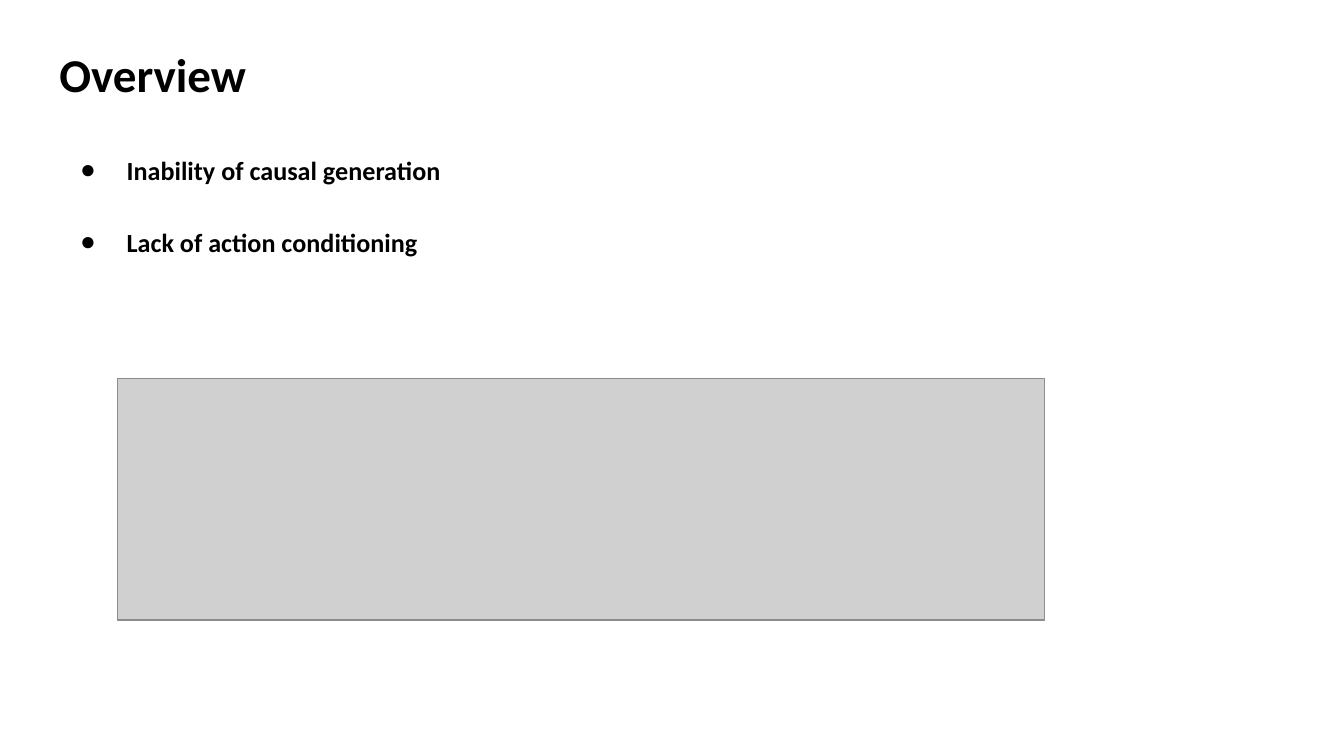
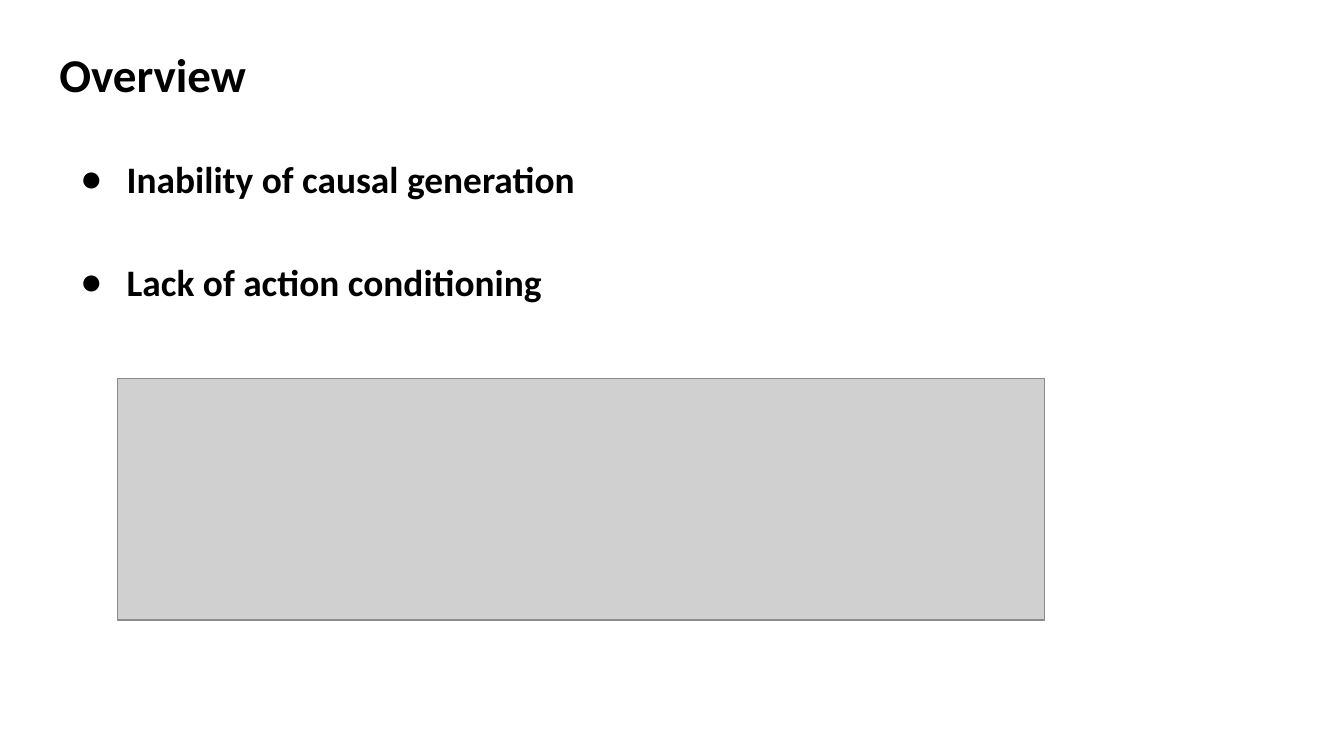
Before and after one commit to Lukelaitw/2025-VLL-undergraduate-research, a slide deck: slide 2 of summary/VLL_Summary.pptx. Drawn at 1344x756 pixels with LibreOffice and Linux fonts; fonts in the diff are those of the drawing; grey boxes stand for pictures. Boxes give left, top, right and bottom in pixels: in the first picture for what was removed or moved away, otherwise in the second. Text is boxed around its words. In the diff, an @@ line names an element or a change of style, - is before the commit and + after.

```diff
--- a/summary/VLL_Summary.pptx
+++ b/summary/VLL_Summary.pptx
@@ text "Inability of causal generation" at (127, 166, 575, 303): size 14 to 20 pt @@
```
Also in this commit, not shown: 2 other slides changed.
